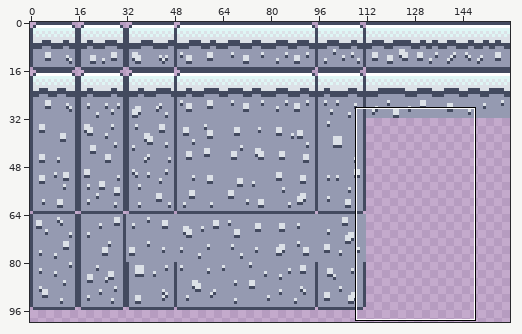
Sprite sheet -- World/TileSet.png. Above: a wide view before the commit, with the close-up outlined.
Close-up. Old version:
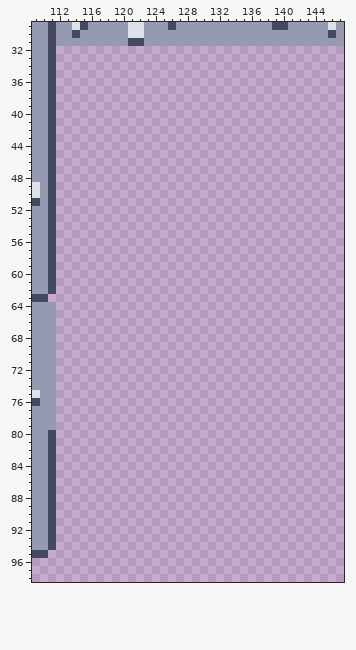
The file is 160x128 pixels. Shown: x 109..147, y 29..98. The wide view leaves out empty margins.
After the commit:
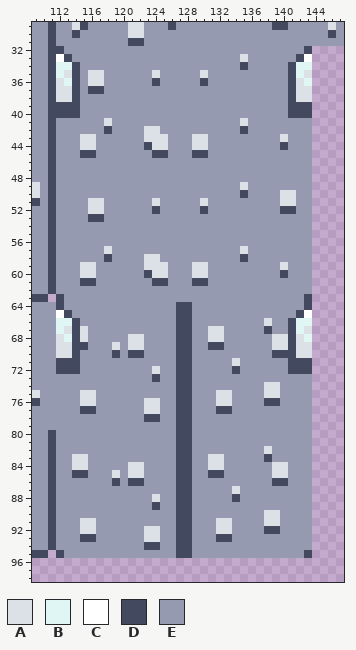
Palette (. is transparent): A #dce1e7  B #dff6f5  C #ffffff  D #434a5f  E #959ab1
Diff:
@@ x 109..147 @@
 31 EEDEEEEEEEEEDDEEEEEEEEEEEEEEEEEEEEEEEEE
-32 EED....................................
-33 EED....................................
-34 EED....................................
-35 EED....................................
-36 EED....................................
-37 EED....................................
-38 EED....................................
-39 EED....................................
-40 EED....................................
-41 EED....................................
-42 EED....................................
-43 EED....................................
-44 EED....................................
-45 EED....................................
-46 EED....................................
-47 EED....................................
-48 EED....................................
-49 AED....................................
-50 AED....................................
-51 DED....................................
-52 EED....................................
-53 EED....................................
-54 EED....................................
-55 EED....................................
-56 EED....................................
-57 EED....................................
-58 EED....................................
-59 EED....................................
-60 EED....................................
-61 EED....................................
-62 EED....................................
-63 DD.....................................
-64 EEE....................................
-65 EEE....................................
-66 EEE....................................
-67 EEE....................................
-68 EEE....................................
-69 EEE....................................
-70 EEE....................................
-71 EEE....................................
-72 EEE....................................
-73 EEE....................................
-74 EEE....................................
-75 AEE....................................
-76 DEE....................................
-77 EEE....................................
-78 EEE....................................
-79 EEE....................................
-80 EED....................................
-81 EED....................................
-82 EED....................................
-83 EED....................................
-84 EED....................................
-85 EED....................................
-86 EED....................................
-87 EED....................................
-88 EED....................................
-89 EED....................................
-90 EED....................................
-91 EED....................................
-92 EED....................................
-93 EED....................................
-94 EED....................................
-95 DD.....................................
+32 EEDDEEEEEEEEEEEEEEEEEEEEEEEEEEEEEED....
+33 EEDCDEEEEEEEEEEEEEEEEEEEEEAEEEEEEDC....
+34 EEDBBDEEEEEEEEEEEEEEEEEEEEDEEEEEDBB....
+35 EEDBADEAAEEEEEEAEEEEEAEEEEEEEEEEDBA....
+36 EEDABDEAAEEEEEEDEEEEEDEEEEEEEEEEDAB....
+37 EEDAADEDDEEEEEEEEEEEEEEEEEEEEEEEDAA....
+38 EEDAADEEEEEEEEEEEEEEEEEEEEEEEEEEDAA....
+39 EEDDDDEEEEEEEEEEEEEEEEEEEEEEEEEEDDD....
+40 EEDDDDEEEEEEEEEEEEEEEEEEEEEEEEEEDDD....
+41 EEDEEEEEEAEEEEEEEEEEEEEEEEAEEEEEEEE....
+42 EEDEEEEEEDEEEEAAEEEEEEEEEEDEEEEEEEE....
+43 EEDEEEAAEEEEEEAAAEEEAAEEEEEEEEEAEEE....
+44 EEDEEEAAEEEEEEDAAEEEAAEEEEEEEEEDEEE....
+45 EEDEEEDDEEEEEEEDDEEEDDEEEEEEEEEEEEE....
+46 EEDEEEEEEEEEEEEEEEEEEEEEEEEEEEEEEEE....
+47 EEDEEEEEEEEEEEEEEEEEEEEEEEEEEEEEEEE....
+48 EEDEEEEEEEEEEEEEEEEEEEEEEEEEEEEEEEE....
+49 AEDEEEEEEEEEEEEEEEEEEEEEEEAEEEEEEEE....
+50 AEDEEEEEEEEEEEEEEEEEEEEEEEDEEEEAAEE....
+51 DEDEEEEAAEEEEEEAEEEEEAEEEEEEEEEAAEE....
+52 EEDEEEEAAEEEEEEDEEEEEDEEEEEEEEEDDEE....
+53 EEDEEEEDDEEEEEEEEEEEEEEEEEEEEEEEEEE....
+54 EEDEEEEEEEEEEEEEEEEEEEEEEEEEEEEEEEE....
+55 EEDEEEEEEEEEEEEEEEEEEEEEEEEEEEEEEEE....
+56 EEDEEEEEEEEEEEEEEEEEEEEEEEEEEEEEEEE....
+57 EEDEEEEEEAEEEEEEEEEEEEEEEEAEEEEEEEE....
+58 EEDEEEEEEDEEEEAAEEEEEEEEEEDEEEEEEEE....
+59 EEDEEEAAEEEEEEAAAEEEAAEEEEEEEEEAEEE....
+60 EEDEEEAAEEEEEEDAAEEEAAEEEEEEEEEDEEE....
+61 EEDEEEDDEEEEEEEDDEEEDDEEEEEEEEEEEEE....
+62 EEDEEEEEEEEEEEEEEEEEEEEEEEEEEEEEEEE....
+63 DD.DEEEEEEEEEEEEEEEEEEEEEEEEEEEEEED....
+64 EEEDEEEEEEEEEEEEEEDDEEEEEEEEEEEEEED....
+65 EEECDEEEEEEEEEEEEEDDEEEEEEEEEEEEEDC....
+66 EEEBBDEEEEEEEEEEEEDDEEEEEEEEEAEEDBB....
+67 EEEBADAEEEEEEEEEEEDDEEAAEEEEEDEEDBA....
+68 EEEABDAEEEEEAAEEEEDDEEAAEEEEEEAADAB....
+69 EEEAADDEEEAEAAEEEEDDEEDDEEEEEEAADAA....
+70 EEEAADEEEEDEDDEEEEDDEEEEEEEEEEDDDAA....
+71 EEEDDDEEEEEEEEEEEEDDEEEEEAEEEEEEDDD....
+72 EEEDDDEEEEEEEEEAEEDDEEEEEDEEEEEEDDD....
+73 EEEEEEEEEEEEEEEDEEDDEEEEEEEEEEEEEEE....
+74 EEEEEEEEEEEEEEEEEEDDEEEEEEEEEAAEEEE....
+75 AEEEEEAAEEEEEEEEEEDDEEEAAEEEEAAEEEE....
+76 DEEEEEAAEEEEEEAAEEDDEEEAAEEEEDDEEEE....
+77 EEEEEEDDEEEEEEAAEEDDEEEDDEEEEEEEEEE....
+78 EEEEEEEEEEEEEEDDEEDDEEEEEEEEEEEEEEE....
+79 EEEEEEEEEEEEEEEEEEDDEEEEEEEEEEEEEEE....
+80 EEDEEEEEEEEEEEEEEEDDEEEEEEEEEEEEEEE....
+81 EEDEEEEEEEEEEEEEEEDDEEEEEEEEEEEEEEE....
+82 EEDEEEEEEEEEEEEEEEDDEEEEEEEEEAEEEEE....
+83 EEDEEAAEEEEEEEEEEEDDEEAAEEEEEDEEEEE....
+84 EEDEEAAEEEEEAAEEEEDDEEAAEEEEEEAAEEE....
+85 EEDEEDDEEEAEAAEEEEDDEEDDEEEEEEAAEEE....
+86 EEDEEEEEEEDEDDEEEEDDEEEEEEEEEEDDEEE....
+87 EEDEEEEEEEEEEEEEEEDDEEEEEAEEEEEEEEE....
+88 EEDEEEEEEEEEEEEAEEDDEEEEEDEEEEEEEEE....
+89 EEDEEEEEEEEEEEEDEEDDEEEEEEEEEEEEEEE....
+90 EEDEEEEEEEEEEEEEEEDDEEEEEEEEEAAEEEE....
+91 EEDEEEAAEEEEEEEEEEDDEEEAAEEEEAAEEEE....
+92 EEDEEEAAEEEEEEAAEEDDEEEAAEEEEDDEEEE....
+93 EEDEEEDDEEEEEEAAEEDDEEEDDEEEEEEEEEE....
+94 EEDEEEEEEEEEEEDDEEDDEEEEEEEEEEEEEEE....
+95 DD.DEEEEEEEEEEEEEEDDEEEEEEEEEEEEEED....
 96 .......................................
Where, in picture pixels (left, top, right, bottom), the same in both close-ups:
added: (56, 46, 312, 558)
